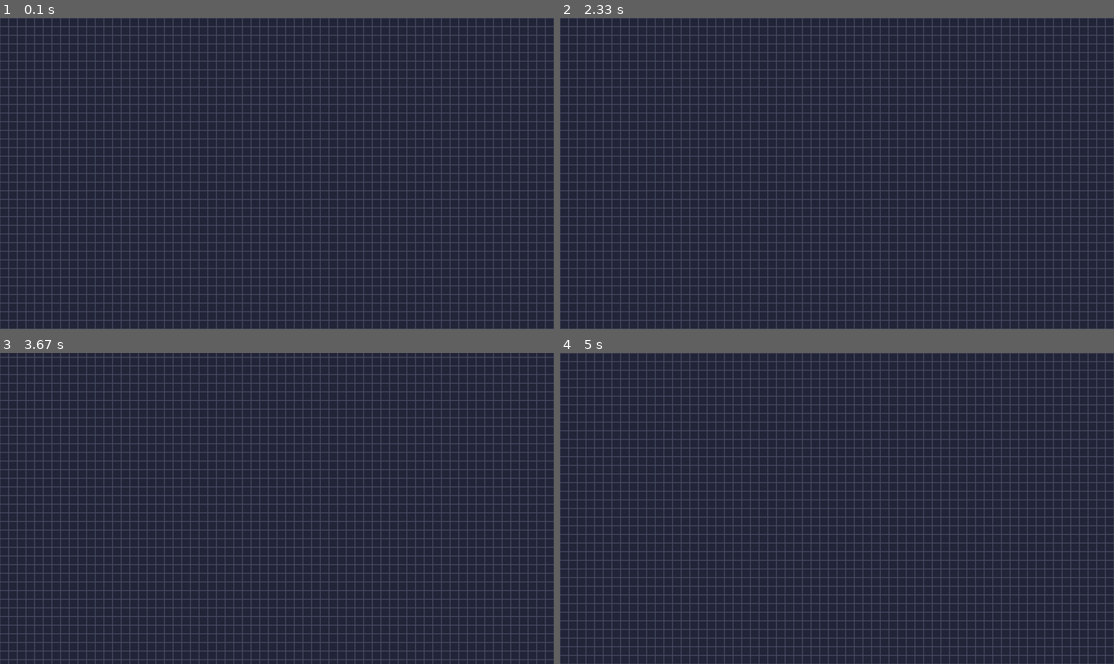
Above: before the commit, frames 1-4 (two rows, left to right).
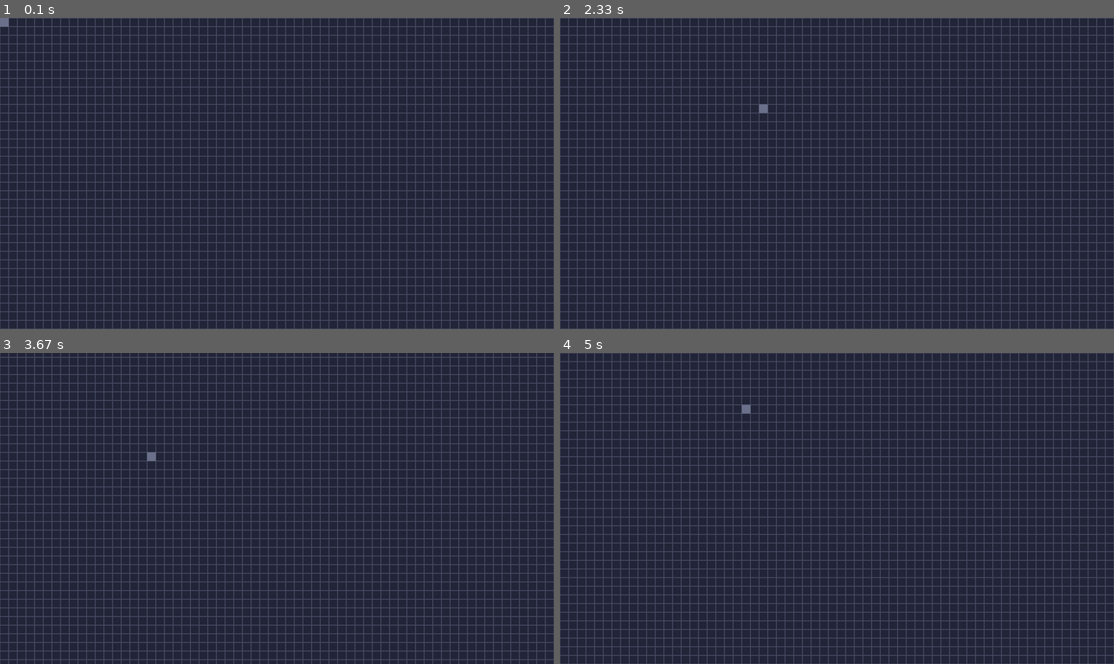
Above: after the commit, the same moments.

Repository: astrayblackcat/pygame-of-life
Game: pygame game, started from gameoflife.py
Two runs of this game, one before a commit and one after it. Both use one fixed random seed, a clock stepped at 60 frames per second and the inputs below.
Inputs (mouse positions are in pixels of both pictures, inside the frame that each line leads up to):
- Up to frame 1 (0.1 s): no input
- Up to frame 2 (2.33 s): hold Right 0.33-0.8 s; move the mouse to (814, 185) at 0.37 s; hold Up 0.83-1.13 s; move the mouse to (892, 241) at 0.87 s; hold Right 1.17-1.63 s; move the mouse to (848, 67) at 1.2 s; hold Left 1.67-2.2 s; move the mouse to (842, 204) at 1.7 s; hold Down from 2.23 s (still down); move the mouse to (759, 108) at 2.27 s
- Up to frame 3 (3.67 s): release Down at 2.53 s; hold Left 2.57-2.97 s; move the mouse to (476, 483) at 2.6 s; hold Up 3-3.37 s; move the mouse to (470, 570) at 3.03 s; hold Right from 3.4 s (still down); move the mouse to (155, 452) at 3.43 s
- Up to frame 4 (5 s): release Right at 4.03 s; hold Down 4.07-4.43 s; move the mouse to (986, 542) at 4.1 s; hold Left 4.47-4.93 s; move the mouse to (748, 405) at 4.5 s; hold Right from 4.97 s (still down)

The runs differ from the first frame. In frame 1, less than 0.1% of the frame differs, in the area x 0-2%, y 0-3%; in frame 2, less than 0.1%; in frame 3, less than 0.1%; in frame 4, less than 0.1%.

Commit message:
formatting changes, added placing of cells

Diff:
--- a/gameoflife.py
+++ b/gameoflife.py
@@ -6,14 +6,16 @@
 WINDOW_WIDTH = 1280
 WINDOW_HEIGHT = 720
 # colour scheme credit to catppuccin @ catppuccin.com
-BACKGROUND = (36, 39, 58)
+BASE = (36, 39, 58)
 GRID_COLOR = (73, 77, 100)
+HIGHLIGHT = (110, 115, 141)
+LIVE_CELL = (183, 189, 248)
 
 def main():
-    global SCREEN, CLOCK, RUNNING, GAME_SURF, camera_x, camera_y
+    global SCREEN, CLOCK, RUNNING, GAME_SURFACE, camera_x, camera_y
     pygame.init()
     SCREEN = pygame.display.set_mode((WINDOW_WIDTH, WINDOW_HEIGHT), pygame.RESIZABLE, vsync=1)
-    GAME_SURF = pygame.Surface((GAME_WIDTH, GAME_HEIGHT))
+    GAME_SURFACE = pygame.Surface((GAME_WIDTH, GAME_HEIGHT))
     CLOCK = pygame.time.Clock()
     RUNNING = True
     CELL_SIZE = 20
@@ -21,21 +23,22 @@
     camera_y = 0
     mouse_drag = False
     screen_rect = SCREEN.get_rect()
-    surf_rect = GAME_SURF.get_rect()
+    surface_rect = GAME_SURFACE.get_rect()
 
     grid = createGrid(CELL_SIZE)
 
     while RUNNING:
-        SCREEN.fill(BACKGROUND)
-        GAME_SURF.fill(BACKGROUND)
-
+        SCREEN.fill(BASE)
+        GAME_SURFACE.fill(BASE)
+        mouse_x, mouse_y = pygame.mouse.get_pos()
         for row in grid:
             for cell in row:
                 cell.draw()
+                cell.update(mouse_x - surface_rect.x, mouse_y - surface_rect.y)
 
         # styling
-        pygame.draw.rect(GAME_SURF, GRID_COLOR, (0, 0, GAME_WIDTH, GAME_HEIGHT), 2)
-        surf_rect.center = screen_rect.center
+        pygame.draw.rect(GAME_SURFACE, GRID_COLOR, (0, 0, GAME_WIDTH, GAME_HEIGHT), 2)
+        surface_rect.center = screen_rect.center
 
         keys = pygame.key.get_pressed()
         if keys[pygame.K_LEFT]:
@@ -47,28 +50,27 @@
         elif keys[pygame.K_UP]:
             camera_y += 5
 
-        surf_rect.x += camera_x
-        surf_rect.y += camera_y
-        SCREEN.blit(GAME_SURF, surf_rect)
-
         for event in pygame.event.get():
             if event.type == pygame.QUIT:
                 RUNNING = False
 
             elif event.type == pygame.VIDEORESIZE:
                 SCREEN = pygame.display.set_mode(event.size, pygame.RESIZABLE, vsync=1)
-                pygame.transform.scale(GAME_SURF, event.size)
+                pygame.transform.scale(GAME_SURFACE, event.size)
 
-            # camera controls
             elif event.type == pygame.MOUSEBUTTONDOWN:
-                if event.button == 1 or event.button == 2:
+                if event.button == 1:
                     mouse_drag = True
                     mouse_start_x, mouse_start_y = event.pos
                     camera_start_x, camera_start_y = camera_x, camera_y
 
             elif event.type == pygame.MOUSEBUTTONUP:
-                if event.button == 1 or event.button == 2:
+                if event.button == 1:
                     mouse_drag = False
+                if event.button == 3:
+                    for row in grid:
+                        for cell in row:
+                            cell.event(event)
 
             elif event.type == pygame.MOUSEMOTION:
                 if mouse_drag:
@@ -78,6 +80,10 @@
                     camera_x = x_offset + camera_start_x
                     camera_y = y_offset + camera_start_y
 
+        surface_rect.x += camera_x
+        surface_rect.y += camera_y
+        SCREEN.blit(GAME_SURFACE, surface_rect)
+
         pygame.display.flip()
         CLOCK.tick(60)
 
@@ -86,11 +92,29 @@
         self.x = x
         self.y = y
         self.size = size
-        self.colour = GRID_COLOR
-        self.live = False
+        self.rect = pygame.Rect(x, y, size, size)
+        self.color = GRID_COLOR
+        self.alive = False
+        self.hovered = False
         self.coords = (x // size, y // size) # dividing a cell's screen position by its size results in its actual grid position
+
     def draw(self):
-        pygame.draw.rect(GAME_SURF, self.colour, (self.x, self.y, self.size, self.size), 1)
+        if self.alive:
+            pygame.draw.rect(GAME_SURFACE, LIVE_CELL, self.rect)
+        elif self.hovered:
+            pygame.draw.rect(GAME_SURFACE, HIGHLIGHT, self.rect)
+        else:
+            pygame.draw.rect(GAME_SURFACE, self.color, self.rect, 1)
+
+    def update(self, mouse_x, mouse_y):
+        self.hovered = False
+        if self.rect.collidepoint(mouse_x, mouse_y):
+            self.hovered = True
+
+    def event(self, event):
+        if event.type == pygame.MOUSEBUTTONUP:
+            if self.hovered:
+                self.alive = not self.alive
 
 def createGrid(size):
     grid_width = GAME_WIDTH // size
@@ -101,6 +125,5 @@
             grid[x][y] = Cell((x * size), (y * size), size)
     return grid
 
-
 main()
 pygame.quit()
